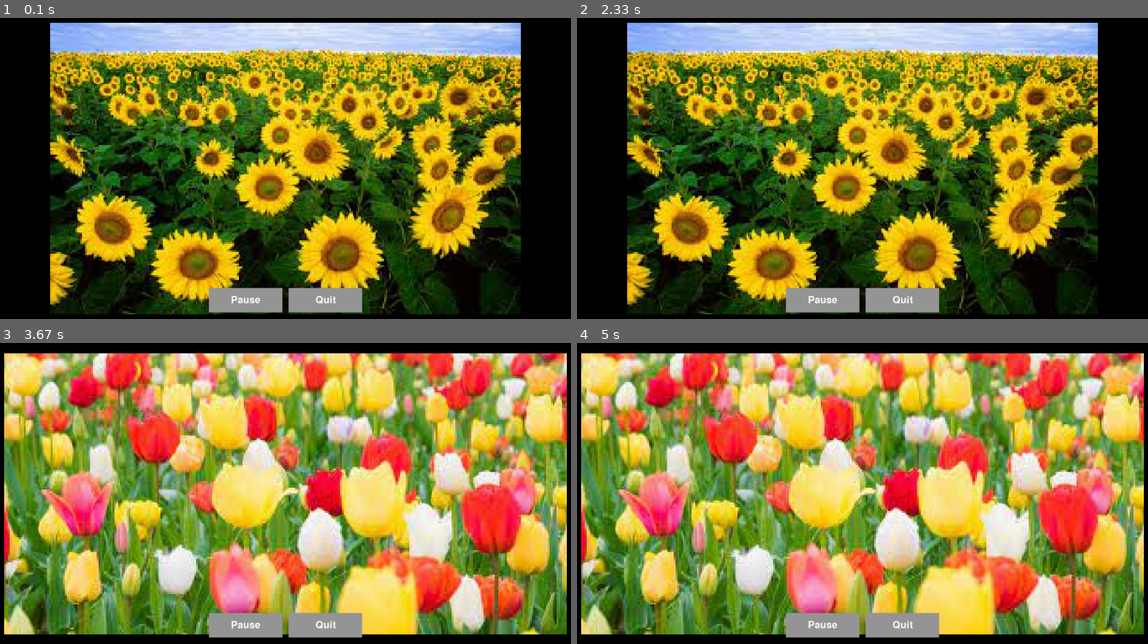
Above: before the commit, frames 1-4 (two rows, left to right).
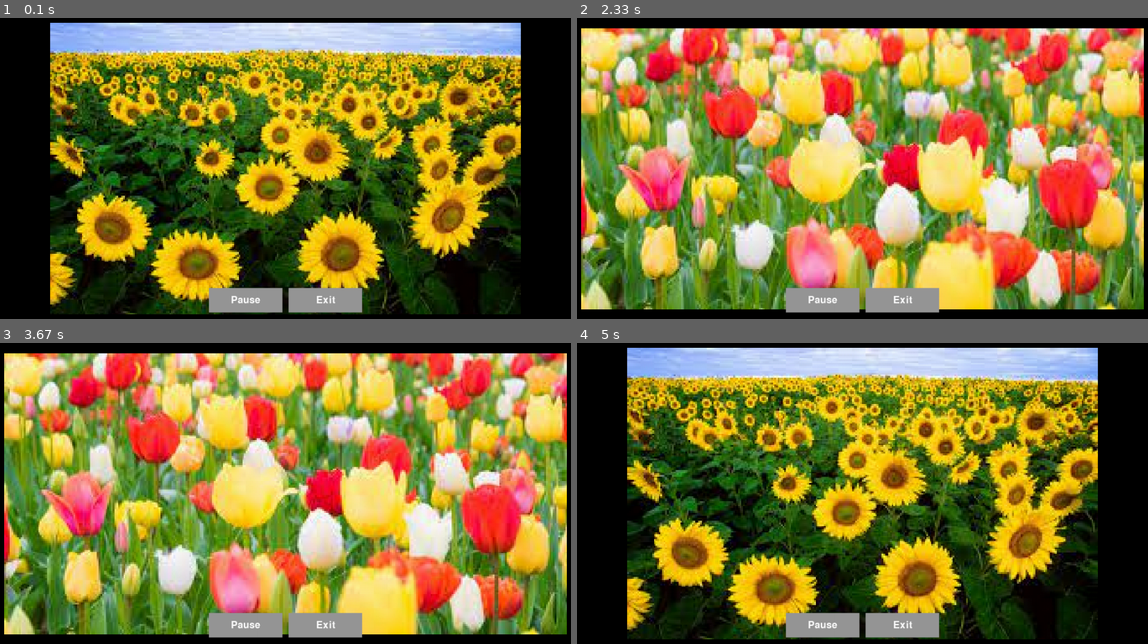
Above: after the commit, the same moments.

Repository: CSE-276D-FP/demo-test
Game: pygame game, started from Image_Scripts/display_image.py
Two runs of this game, one before a commit and one after it. Both use one fixed random seed, a clock stepped at 60 frames per second and the inputs below.
Inputs:
- Up to frame 1 (0.1 s): no input
- Up to frame 2 (2.33 s): no input
- Up to frame 3 (3.67 s): no input
- Up to frame 4 (5 s): no input

The runs differ from the first frame. In frame 1, less than 0.1% of the frame differs, in the area x 55-59%, y 92-95%; in frame 2, 92%, in the area x 0-100%, y 1-99%; in frame 3, less than 0.1%; in frame 4, 92%.

Commit message:
update image display

Diff:
--- a/Image_Scripts/display_image.py
+++ b/Image_Scripts/display_image.py
@@ -46,7 +46,7 @@
 current_index = 0
 
 # Set the time interval between image switches (in seconds)
-interval = 3
+interval = 2
 
 # Set the initial time for the timer
 timer_start = time.time()
@@ -68,7 +68,7 @@
 total_button_width = button_width * 2 + 10  # Add spacing between buttons
 
 # Quit button
-quit_text = "Quit"
+quit_text = "Exit"
 quit_text_render = button_font.render(quit_text, True, button_text_color)
 quit_text_rect = quit_text_render.get_rect(center=(screen_width // 2 + total_button_width // 2 - button_width // 2, screen_height - button_height - 10))
 quit_button_rect = pygame.Rect(0, 0, button_width, button_height)
